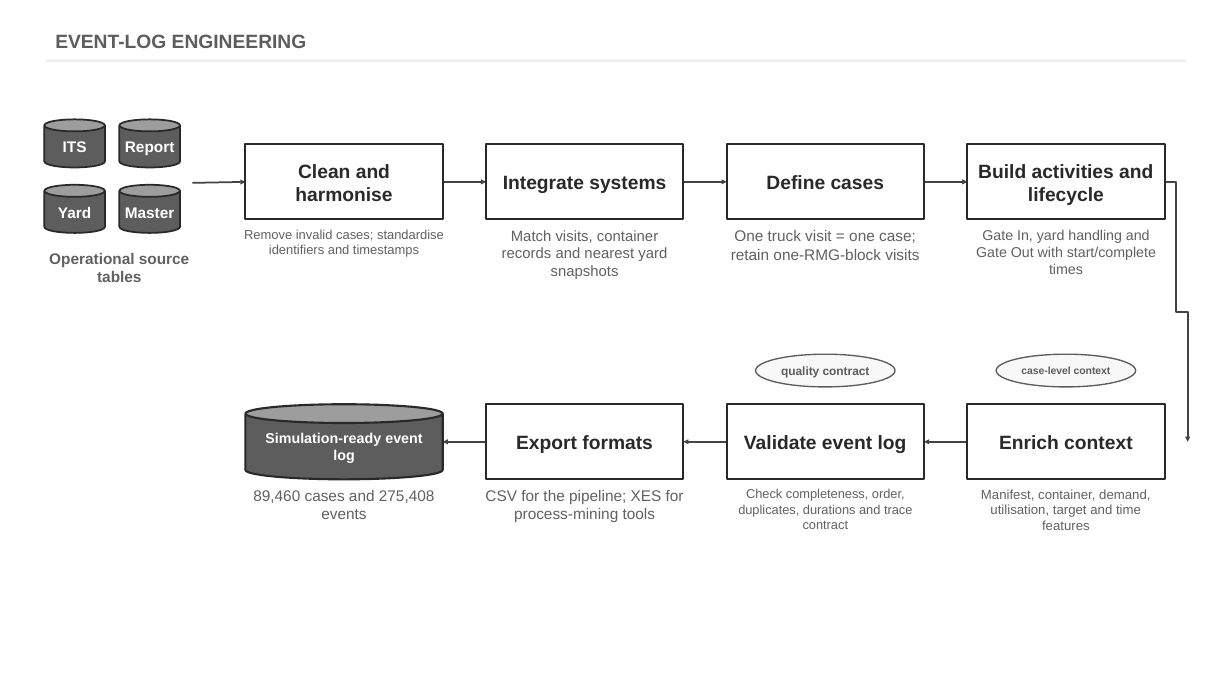
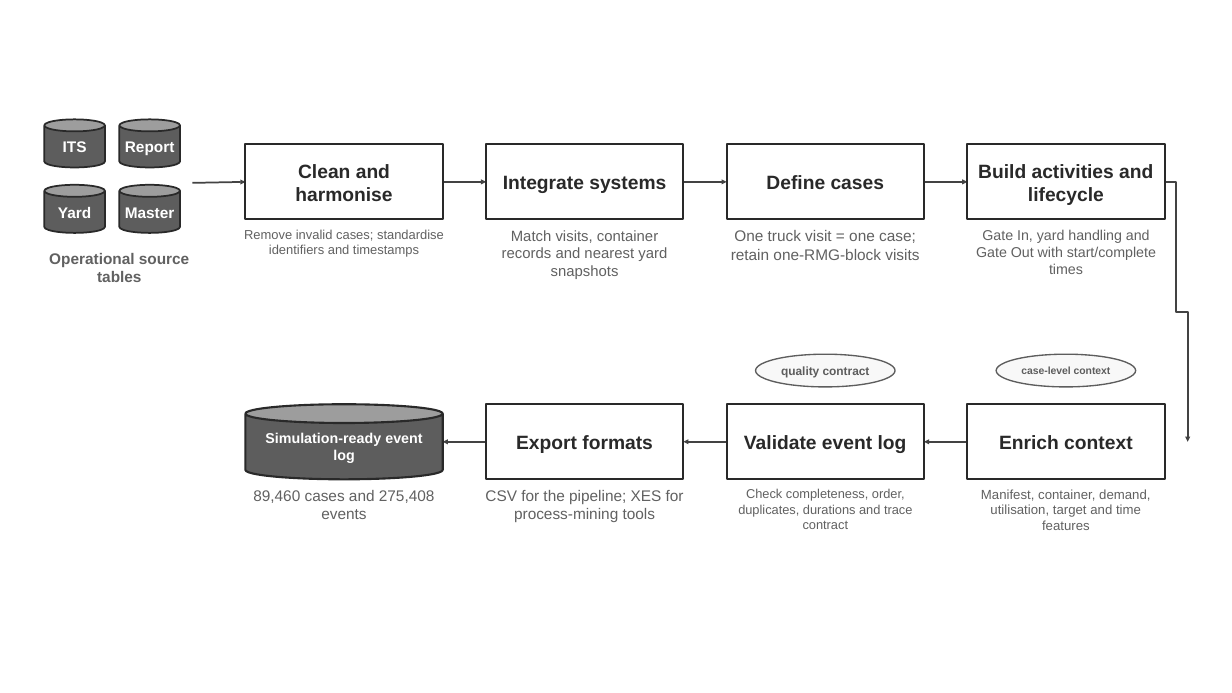
Before and after one commit to JuleGri/Data-Aware-Process-Simulation-at-CTB, a slide deck: slide 1 of figures/schemas/CTB_pipeline_diagrams_black_white.pptx. Drawn at 1232x693 pixels with LibreOffice and Linux fonts; fonts in the diff are those of the drawing. Boxes give left, top, right and bottom in pixels: in the first picture for what was removed or moved away, otherwise in the second. Text is boxed around its words. In the diff, an @@ line names an element or a change of style, - is before the commit and + after.

```diff
--- a/figures/schemas/CTB_pipeline_diagrams_black_white.pptx
+++ b/figures/schemas/CTB_pipeline_diagrams_black_white.pptx
@@ text removed at (55, 34, 307, 48) @@
-EVENT-LOG ENGINEERING
@@ line removed from (46, 61) to (1186, 61) @@
```
Also in this commit, not shown: 1 other slide changed, 11 other files.
